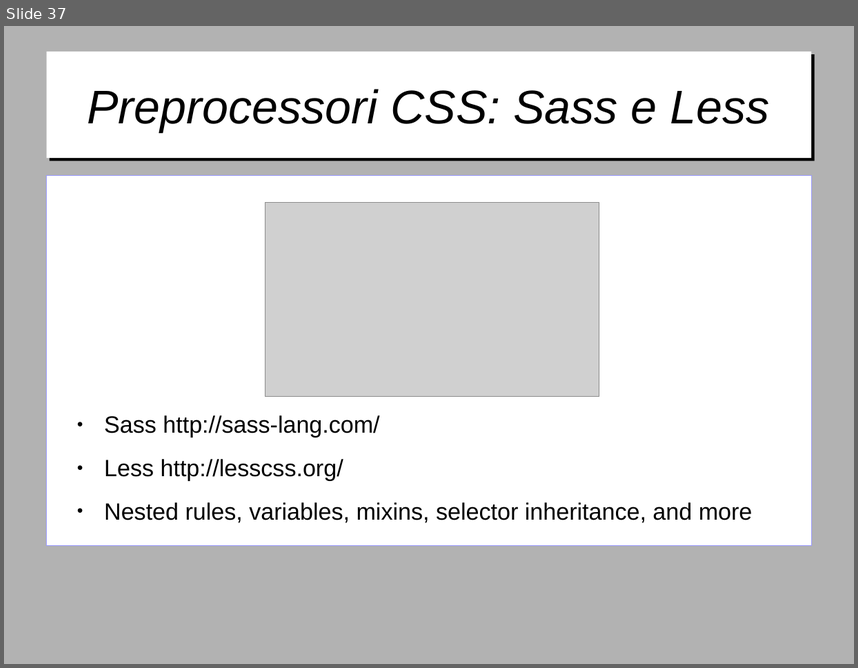
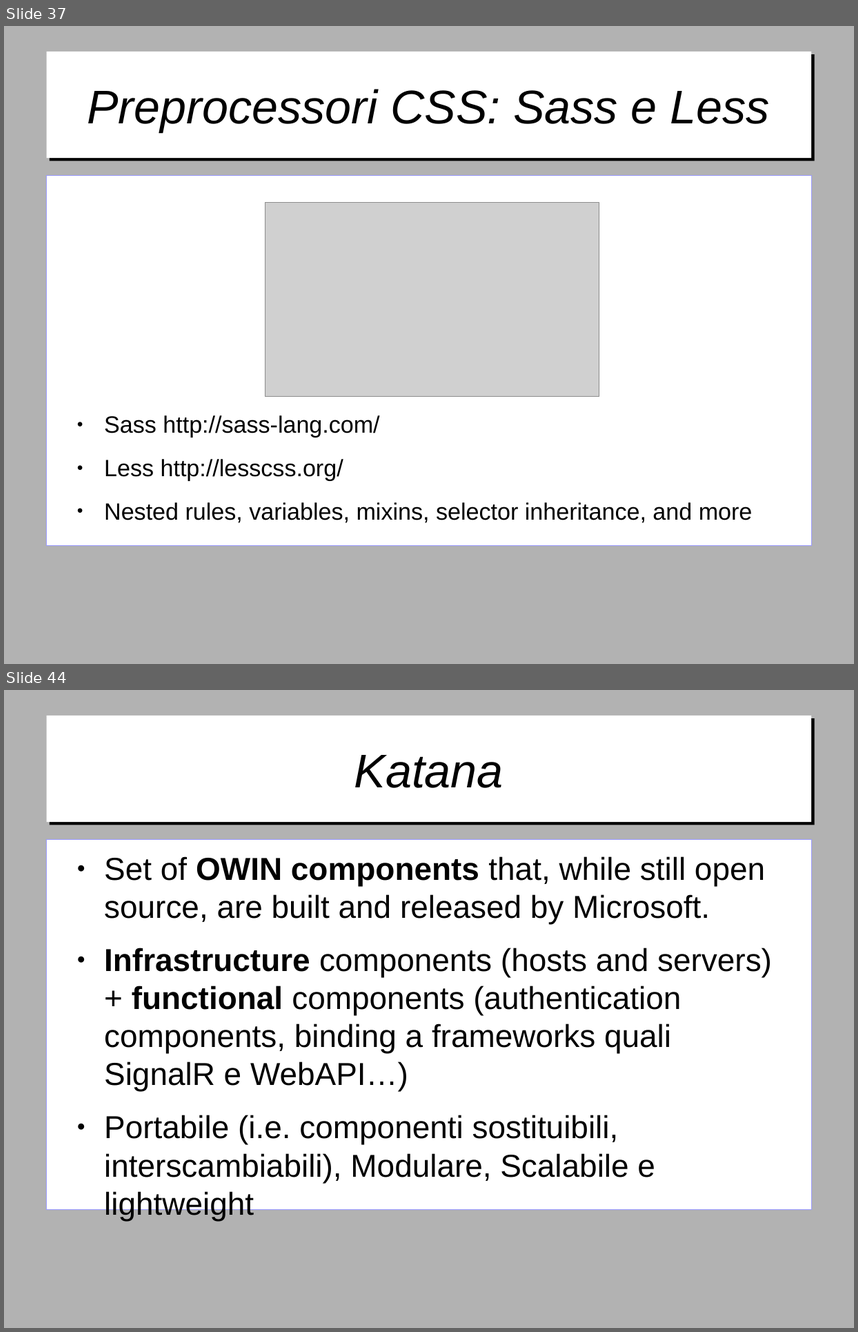
Before and after one commit to gitfer/ARXCourse, a slide deck: ARXCourse.odp. Shown one above the other, each under a label of ours: slide 37 before the commit, slides 37 and 44 after it; the slides between them are not shown. The pictures are 858x668 and 858x1332 pixels, drawn with LibreOffice and Linux fonts; fonts in the diff are those of the drawing; grey boxes stand for pictures; background and template pictures are left out. Boxes give left, top, right and bottom in pixels: in the first picture for what was removed or moved away, otherwise in the second. Text is boxed around its words. In the diff, an @@ line names an element or a change of style, - is before the commit and + after.

Commit message:
Aggiunta appendice su OWIN e Katana

```diff
--- a/ARXCourse.odp
+++ b/ARXCourse.odp
@@ slide 44 added at [4, 690, 854, 1328], background #B2B2B2 @@
@@ title added at [46, 716, 812, 822], fill #FFFFFF, 44 pt, text #000000, italic @@
+Katana
@@ text added at [46, 839, 812, 1209], fill #FFFFFF, outline #9999FF 0 pt, 29.6 pt, text #000000 @@
+● Set of OWIN components that, while still open source, are built and released by Microsoft.
+● Infrastructure components (hosts and servers) + functional components (authentication components, binding a frameworks quali SignalR e WebAPI…)
+● Portabile (i.e. componenti sostituibili, interscambiabili), Modulare, Scalabile e lightweight
```
Also in this commit, not shown: 1 slide changed, 15 other slides added.
